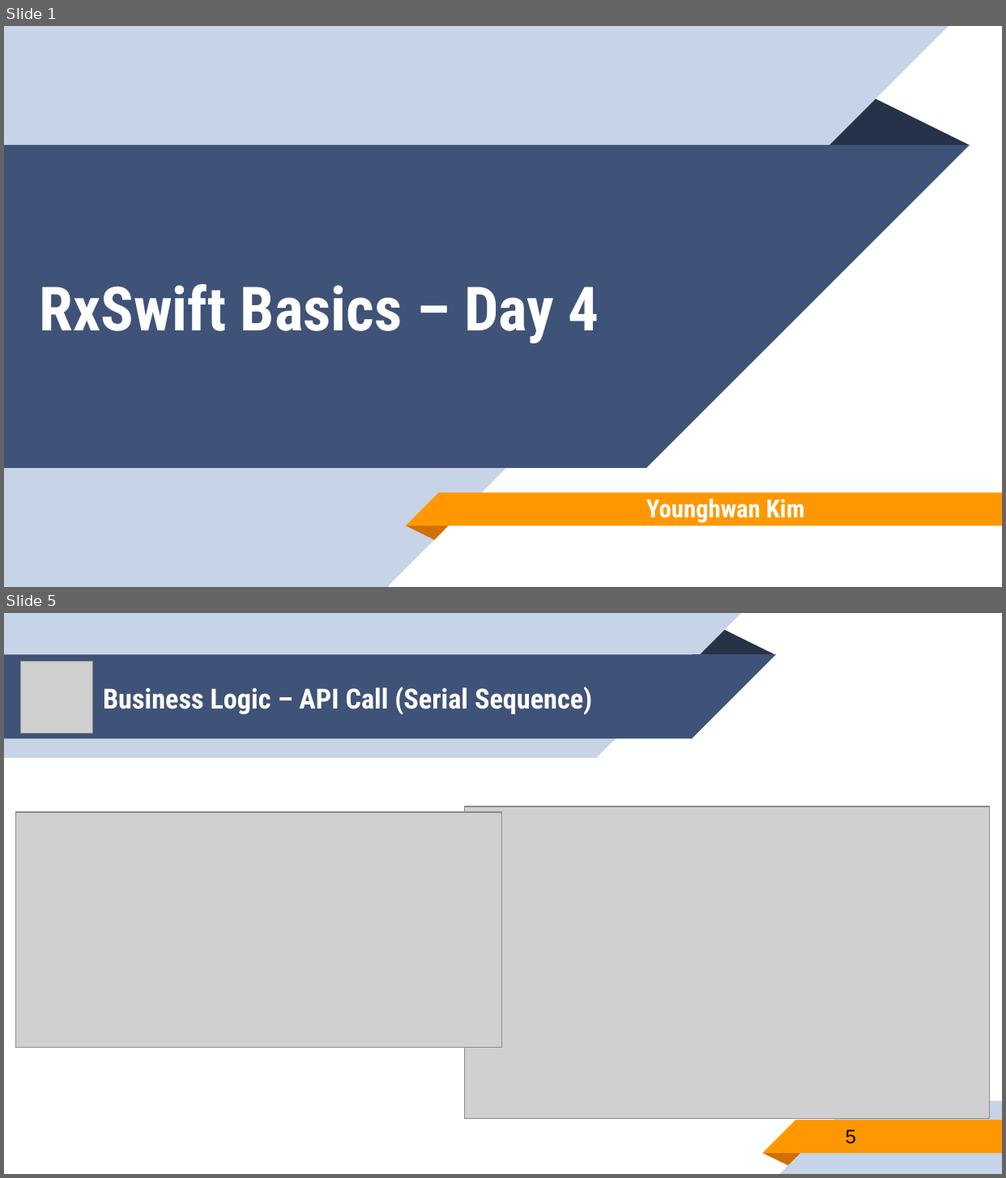
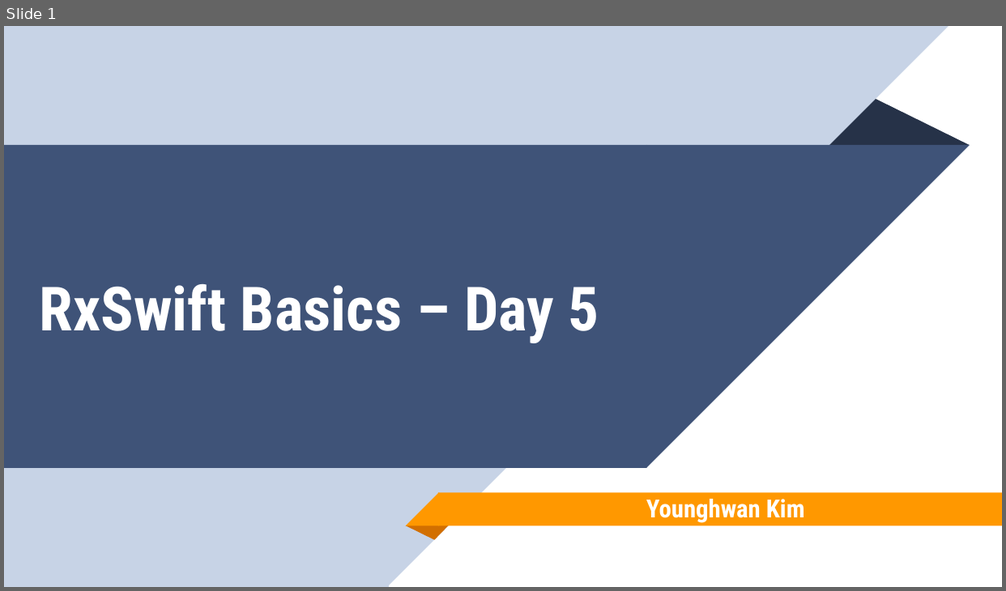
Before and after one commit to younghwankim/RxSwiftClass, a slide deck: RxSwiftBasics/day5/RxSwiftBasics5.pptx. Shown one above the other, each under a label of ours: slides 1 and 5 before the commit, slide 1 after it; the slides between them are not shown. The pictures are 1006x1178 and 1006x591 pixels, drawn with LibreOffice and Linux fonts; fonts in the diff are those of the drawing; grey boxes stand for pictures. Boxes give left, top, right and bottom in pixels: in the first picture for what was removed or moved away, otherwise in the second. Text is boxed around its words. In the diff, an @@ line names an element or a change of style, - is before the commit and + after.

```diff
--- a/RxSwiftBasics/day5/RxSwiftBasics5.pptx
+++ b/RxSwiftBasics/day5/RxSwiftBasics5.pptx
@@ slide 5 removed at (4, 613, 1002, 1174), background #FFFFFF @@
@@ picture removed at (21, 661, 94, 734) @@
@@ group removed at (4, 613, 775, 758): 2 rectangles, 2 right triangles, 1 triangle @@
@@ title removed at (103, 687, 592, 715) @@
-Business Logic – API Call (Serial Sequence)
@@ picture removed at (465, 807, 990, 1119) @@
@@ picture removed at (16, 812, 502, 1048) @@
@@ group removed at (762, 1101, 1002, 1174): 2 rectangles, 2 right triangles, 1 triangle @@
@@ page number removed at (846, 1130, 856, 1144) @@
-5
@@ slide 1 changed as well @@
@@ title at (40, 284, 599, 344): text changed @@
-RxSwift Basics – Day 4
+RxSwift Basics – Day 5
```
Also in this commit, not shown: 1 slide added, 4 other slides removed, 17 other files.
